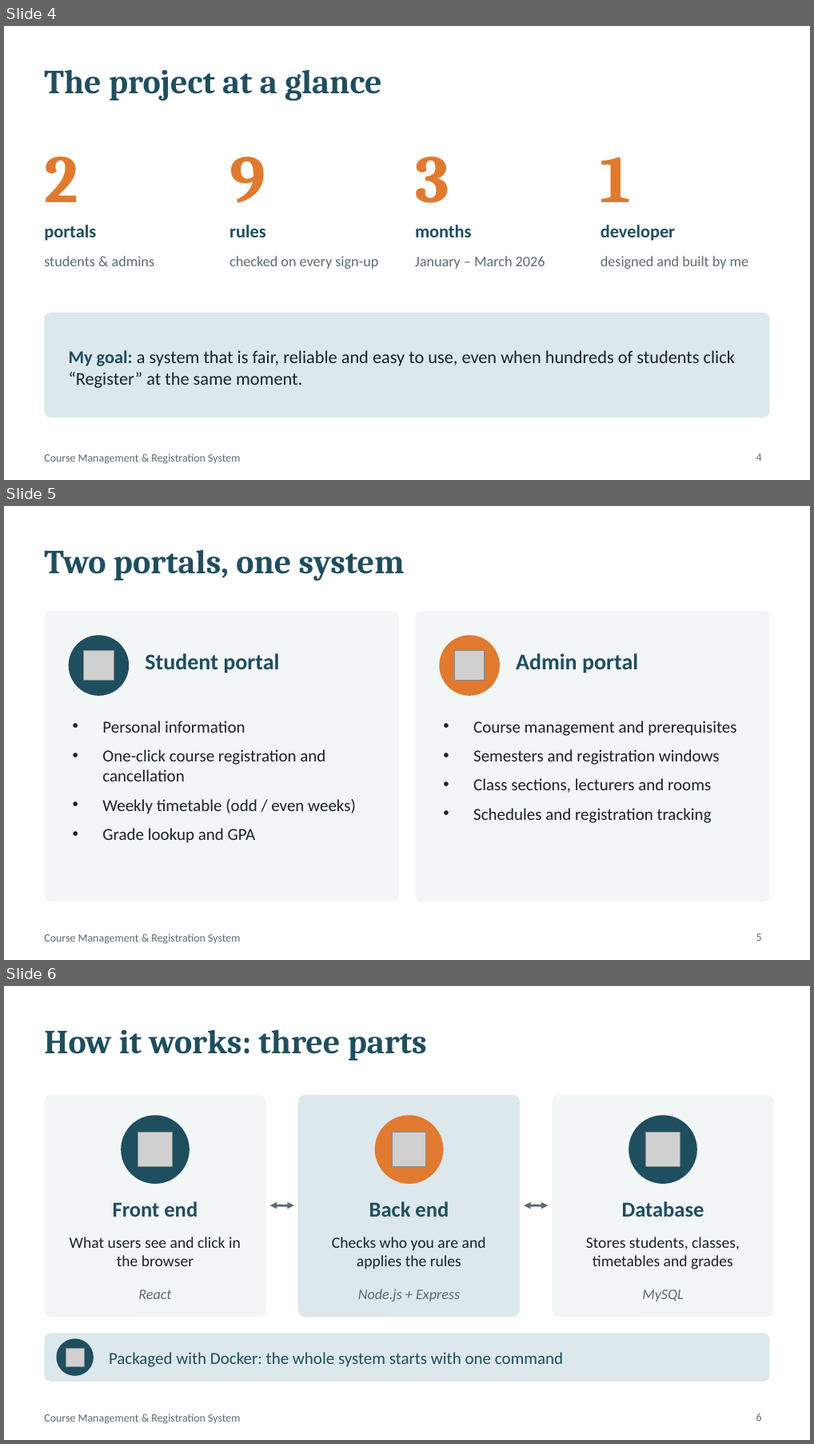
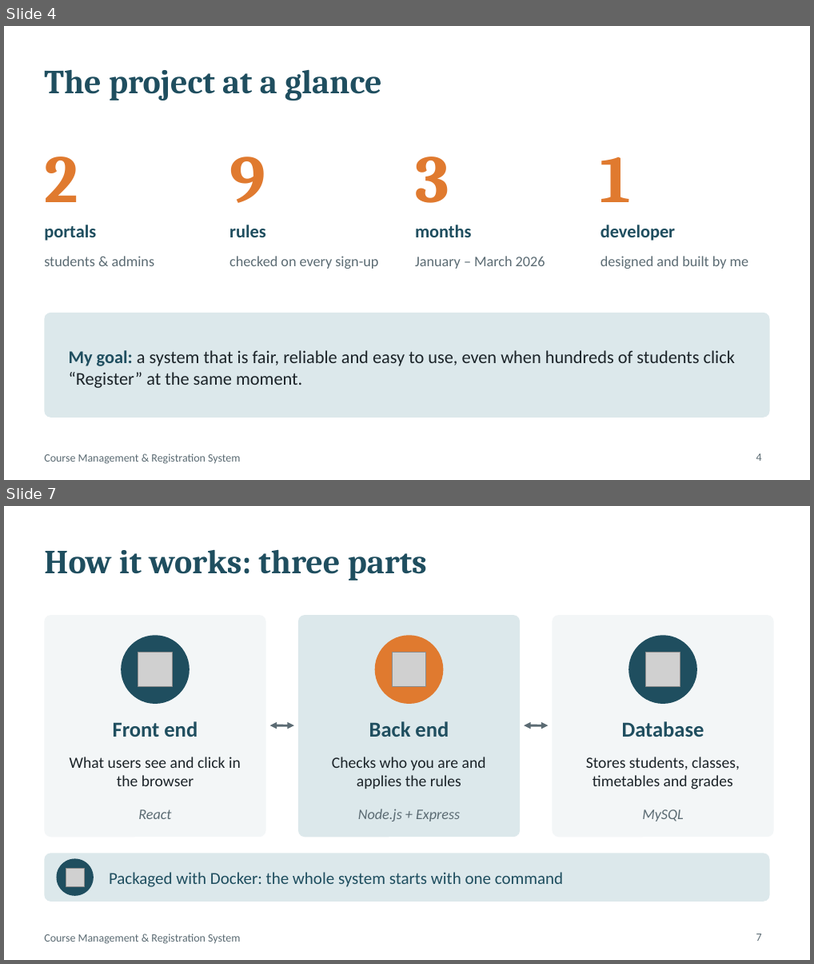
Before and after one commit to JustALog/Course-management-system, a slide deck: report/presentation.pptx. Shown one above the other, each under a label of ours: slides 4, 5 and 6 before the commit, slides 4 and 7 after it; the slides between them are not shown. The pictures are 814x1444 and 814x964 pixels, drawn with LibreOffice and Linux fonts; fonts in the diff are those of the drawing; grey boxes stand for pictures. Boxes give left, top, right and bottom in pixels: in the first picture for what was removed or moved away, otherwise in the second. Text is boxed around its words. In the diff, an @@ line names an element or a change of style, - is before the commit and + after.

```diff
--- a/report/presentation.pptx
+++ b/report/presentation.pptx
@@ slide 5 removed at <box>4,506,810,960</box>, background #FFFFFF; not listed: 1 template element that a slide beside it also shows @@
@@ title removed at <box>44,550,405,581</box> @@
-Two portals, one system
@@ rounded rectangle removed at <box>44,611,399,901</box> @@
@@ rounded rectangle removed at <box>415,611,770,901</box> @@
@@ ellipse removed at <box>69,635,129,696</box> @@
@@ ellipse removed at <box>439,635,500,696</box> @@
@@ picture removed at <box>84,650,114,681</box> @@
@@ text removed at <box>145,653,279,673</box> @@
-Student portal
@@ picture removed at <box>454,650,486,681</box> @@
@@ text removed at <box>516,653,638,673</box> @@
-Admin portal
@@ text removed at <box>102,720,356,843</box> @@
-• Personal information
-• One-click course registration and cancellation
-• Weekly timetable (odd / even weeks)
-• Grade lookup and GPA
@@ text removed at <box>474,720,737,823</box> @@
-• Course management and prerequisites
-• Semesters and registration windows
-• Class sections, lecturers and rooms
-• Schedules and registration tracking
@@ page number removed at <box>757,933,762,940</box> @@
-5
@@ what was slide 6 is now slide 7 @@
@@ page number at <box>757,933,762,940</box>: text changed @@
-6
+7
```
Also in this commit, not shown: 1 slide changed, 2 slides added, 11 other files.
